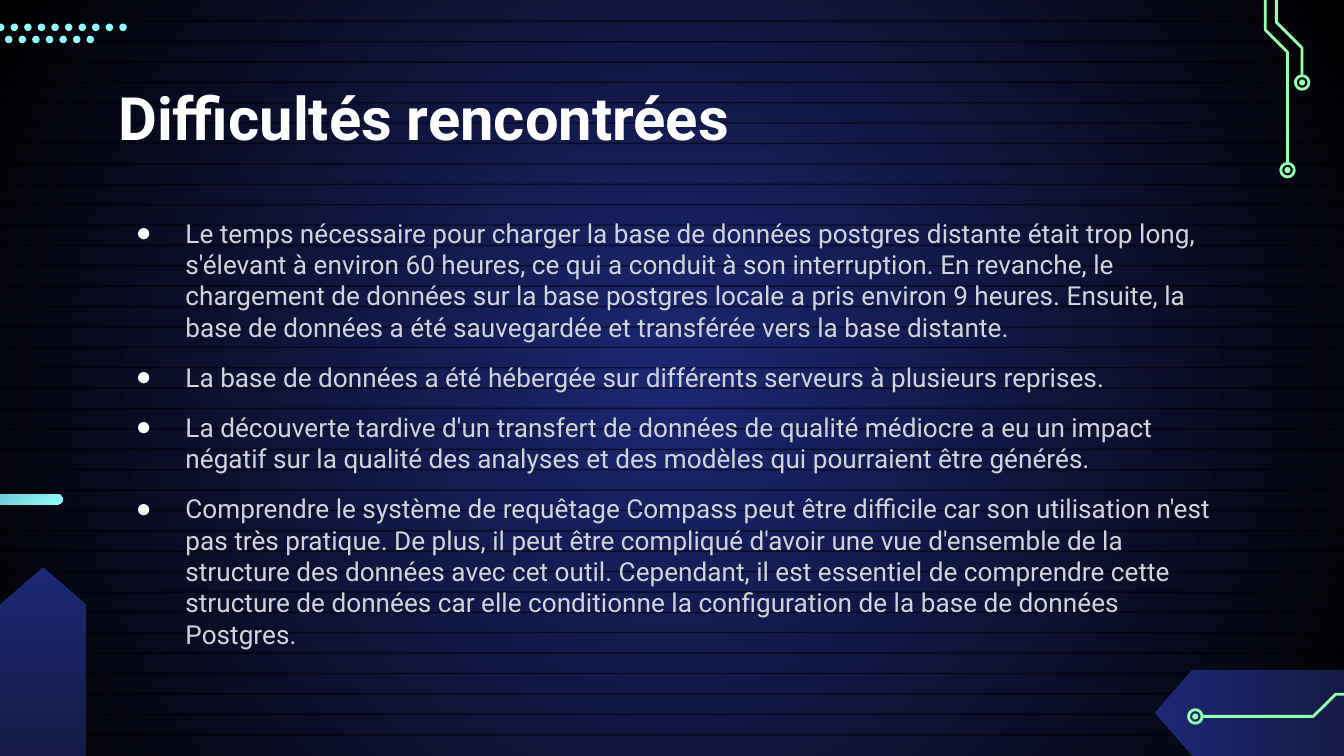
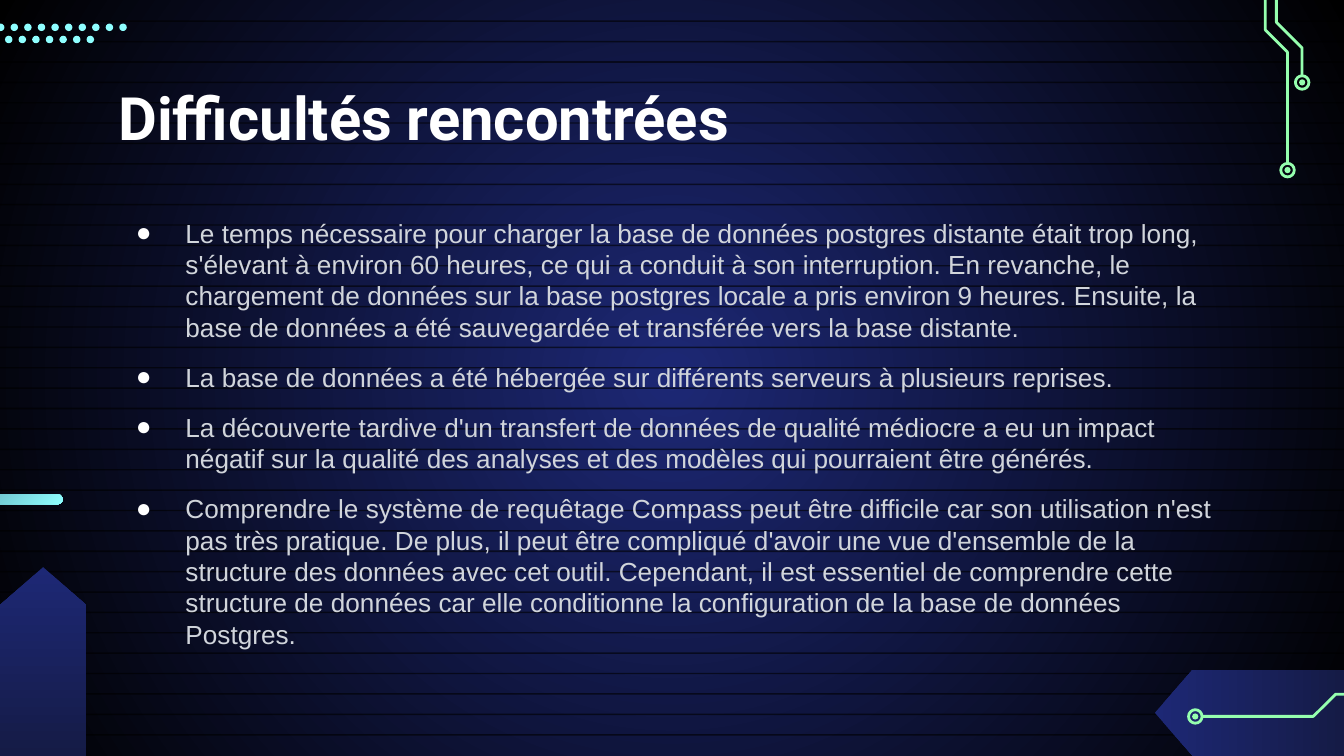
Before and after one commit to data-IA-2022/MOOC_Group6_Evelyne_Manu, a slide deck: slide 27 of MOOC_manuel_evelyne.pptx (slide 13 before the commit). Drawn at 1344x756 pixels with LibreOffice and Linux fonts; fonts in the diff are those of the drawing. Boxes give left, top, right and bottom in pixels: in the first picture for what was removed or moved away, otherwise in the second. Text is boxed around its words. In the diff, an @@ line names an element or a change of style, - is before the commit and + after.

```diff
--- a/MOOC_manuel_evelyne.pptx
+++ b/MOOC_manuel_evelyne.pptx
@@ text "Le temps nécessaire pour charger ..." at [185, 223, 1210, 650]: font Roboto to Arial @@
```
Also in this commit, not shown: 8 other slides changed, 14 slides added, 9 other files.
